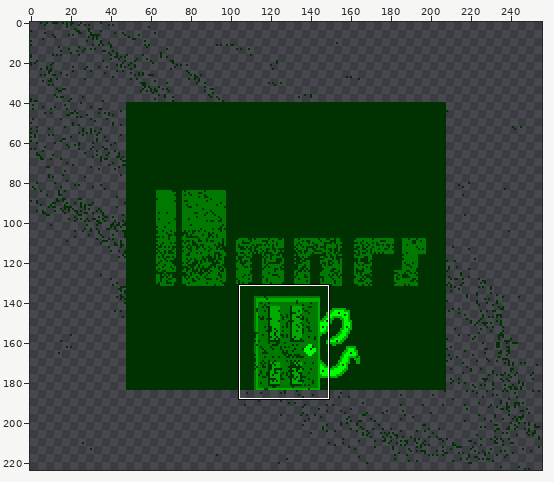
A pixel-art file gets an edit: res/assets/ase/title_screen.aseprite. The picture above shows the old version from afar; the outline marks the close-up.
Close-up. As it was:
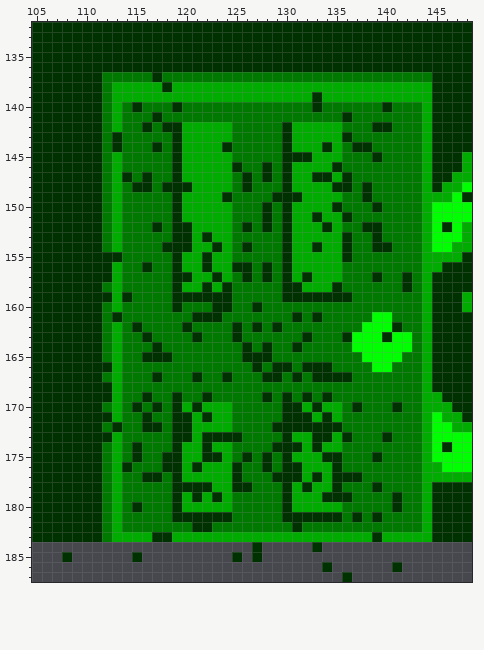
256x224 pixels, 1 frame. Shown: x 105..148, y 132..187.
Once edited:
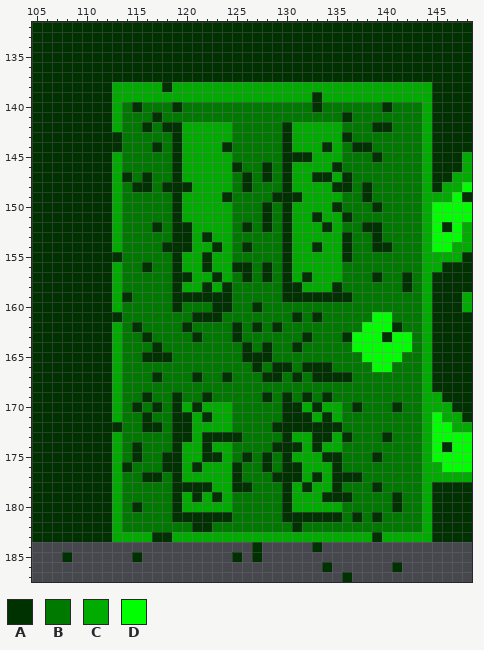
Palette (. is transparent): A #003100  B #007900  C #00ac00  D #00ff00
What changed:
Changed rows in their new state; - is an unchanged pixel.
first column x 112:
137 AAAAA-AAAAAAAAAAAAAAAAAAAAAAAAAAA
138 A--------------------------------
139 A--------------------------------
140 A--------------------------------
141 A--------------------------------
142 A--------------------------------
143 A--------------------------------
144 A--------------------------------
145 A--------------------------------
146 A--------------------------------
147 A--------------------------------
148 A--------------------------------
149 A--------------------------------
150 A--------------------------------
151 A--------------------------------
152 A--------------------------------
153 A--------------------------------
154 A--------------------------------
first column x 112:
158 A
160 A
161 A
162 A
163 A
164 A
165 A
167 A
170 A
172 A
174 A
175 A
176 A
177 A
178 A
179 A
180 A
181 A
182 A
183 A
Changed places in both close-ups, as pixel boxes (x1, y1, x2, y2):
changed: (102, 72, 432, 542)
